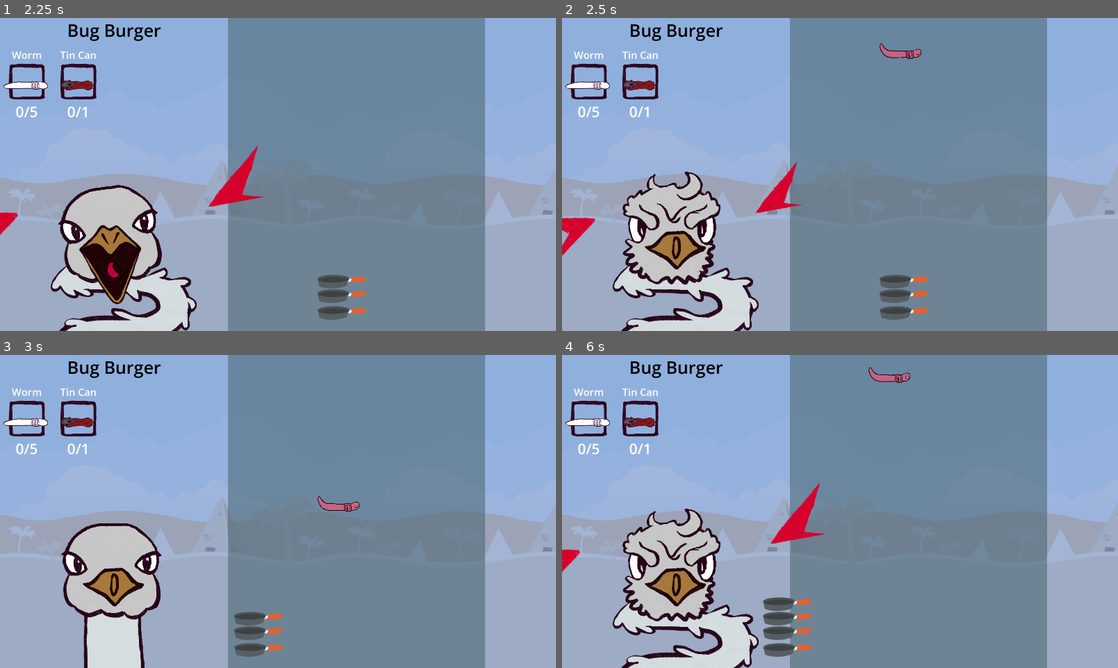
Above: before the commit, frames 1-4 (two rows, left to right).
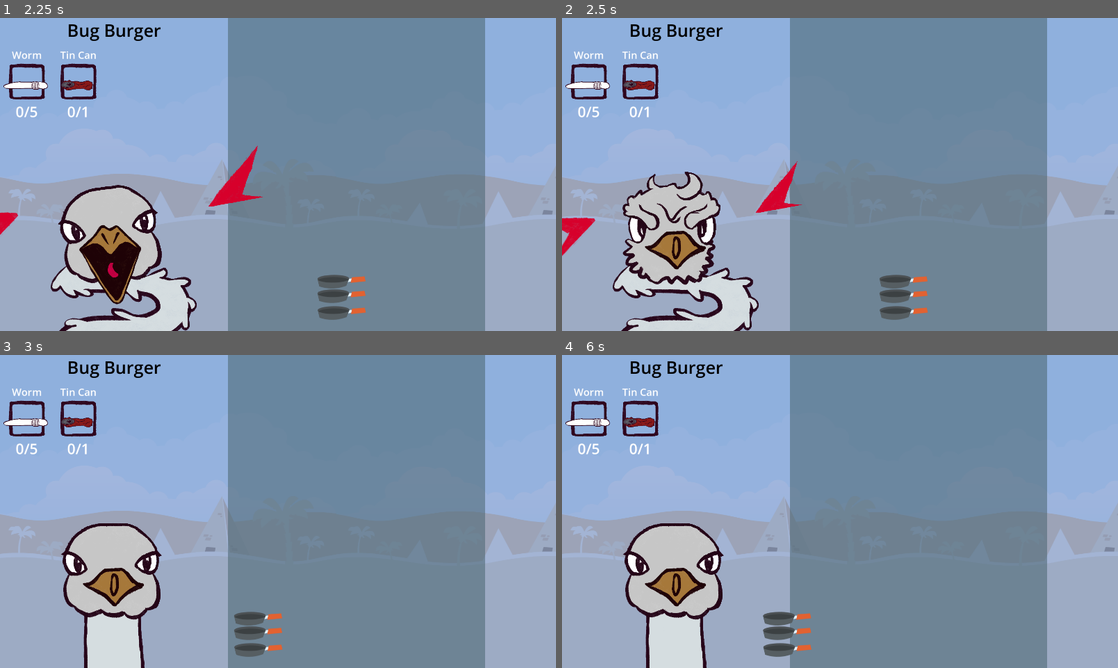
Above: after the commit, the same moments.

Repository: SirLich/funky-drive-through
Game: Godot game, scene res://game.tscn
The game is run twice, just before and just after one commit, with the same random seed, the same clock (stepped at 60 frames per second) and the same inputs.
Inputs (mouse positions are in pixels of both pictures, inside the frame that each line leads up to):
- Up to frame 1 (2.25 s): move the mouse to (400, 158) at 0.52 s; move the mouse to (166, 190) at 1.27 s; move the mouse to (333, 105) at 2.02 s
- Up to frame 2 (2.5 s): no input
- Up to frame 3 (3 s): move the mouse to (250, 574) at 2.77 s
- Up to frame 4 (6 s): move the mouse to (1006, 558) at 3.52 s; move the mouse to (673, 464) at 4.27 s; move the mouse to (867, 511) at 5.02 s; move the mouse to (756, 433) at 5.77 s

Frame 1 is identical in both runs. In frame 2, 0.2% of the frame differs, in the area x 57-65%, y 8-14%; in frame 3, 0.2%; in frame 4, 6.0%, in the area x 0-63%, y 3-100%.
Error after the commit: Parse Error: Identifier "v" not declared in the current scope. (res://dropper.gd:42)

Commit message:
Working on randomized drops

Diff:
--- a/dropper.gd
+++ b/dropper.gd
@@ -4,24 +4,47 @@
 @export var max_width = 400
 @export var drop_time_min = 0.5
 @export var drop_time_max = 1.5
+@export var item_scene : PackedScene
 
-@export var item : PackedScene
+var good_items : Array[ItemType]
+var bad_items : Array[ItemType]
 
-# Called when the node enters the scene tree for the first time.
+func prepare_for_recipe(recipe: Recipe):
+	good_items.clear()
+	bad_items.clear()
+
+	for c in recipe.ingredients:
+		good_items.append(c.type)
+
+	for c in Global.all_items:
+		if c not in good_items:
+			bad_items.append(c)
+
+
 func _ready() -> void:
 	randomize_drop_time()
 
-
-# Called every frame. 'delta' is the elapsed time since the previous frame.
 func _process(delta: float) -> void:
 	pass
 
 func randomize_drop_time():
 	$Timer.wait_time = randf_range(drop_time_min, drop_time_max)
 
+func get_random_item():
+	# TODO: Add a bias here so we can decide how many good items vs bad items
+	if randf() > 0.5:
+		return good_items.pick_random()
+	else:
+		return bad_items.pick_random()
+
+func drop_item():
+	var item = get_random_item()
+	var new_drop = v.instantiate()
+	add_child(new_drop)
+	new_drop.configure_for_item(item)
+	new_drop.global_position.y = self.global_position.y
+	new_drop.global_position.x = self.global_position.x + randi_range(0, max_width)
+
 func _on_timer_timeout() -> void:
 	randomize_drop_time()
-	var new_drop = item.instantiate()
-	add_child(new_drop)
-	new_drop.global_position.y = self.global_position.y
-	new_drop.global_position.x = self.global_position.x + randi_range(0, max_width)
+	drop_item()
--- a/game.gd
+++ b/game.gd
@@ -2,6 +2,7 @@
 
 @onready var items: HBoxContainer = $HUD/Items
 @onready var recipe_label: Label = $HUD/RecipeLabel
+@onready var dropper: Dropper = $Dropper
 
 @export var item_box_ui : PackedScene
 @export var default_recipe : Recipe
@@ -20,4 +21,4 @@
 		items.add_child(new_item)
 		new_item.prepare_for_recipe(ingredient)
 
-	# TODO: Dropper!
+	dropper.prepare_for_recipe(recipe)
--- a/game.tscn
+++ b/game.tscn
@@ -4,7 +4,7 @@
 [ext_resource type="Resource" uid="uid://c0li33aqx7fvj" path="res://recipes/bug_burger.tres" id="2_jxd6d"]
 [ext_resource type="Texture2D" uid="uid://drfvkqsyrbt43" path="res://assets/temp/backgroundColorDesert.png" id="2_uip0o"]
 [ext_resource type="PackedScene" uid="uid://bde5jwauuhx81" path="res://scenes/item/catcher.tscn" id="4_2i66j"]
-[ext_resource type="PackedScene" uid="uid://d1nn1ff7rwlbn" path="res://scenes/item/item.tscn" id="5_1bqwg"]
+[ext_resource type="PackedScene" uid="uid://d1nn1ff7rwlbn" path="res://scenes/item/DroppedItem.tscn" id="5_1bqwg"]
 [ext_resource type="PackedScene" uid="uid://bwckprmdmmhxv" path="res://scenes/bird.tscn" id="5_8yo1p"]
 [ext_resource type="Script" path="res://dropper.gd" id="6_ebwai"]
 [ext_resource type="PackedScene" uid="uid://blv1sdwd4eyiq" path="res://scenes/item_box_ui.tscn" id="7_5rb7w"]
@@ -66,6 +66,9 @@
 [node name="Dropper" type="Node2D" parent="."]
 position = Vector2(827, -417)
 script = ExtResource("6_ebwai")
+max_width = null
+drop_time_min = null
+drop_time_max = null
 item = ExtResource("5_1bqwg")
 
 [node name="Timer" type="Timer" parent="Dropper"]
--- a/global.gd
+++ b/global.gd
@@ -1,4 +1,7 @@
 extends Node
+
+# TODO: This could be generated...
+@export var all_items : Array[ItemType]
 
 signal item_collected
 
--- /dev/null
+++ b/global.tscn
@@ -0,0 +1,9 @@
+[gd_scene load_steps=4 format=3 uid="uid://bgacmnld10nyd"]
+
+[ext_resource type="Script" path="res://global.gd" id="1_c0auo"]
+[ext_resource type="Resource" uid="uid://y3g8isvibqsa" path="res://item_types/can.tres" id="2_we04m"]
+[ext_resource type="Resource" uid="uid://l2kx6vi2yus8" path="res://item_types/worm.tres" id="3_elvlt"]
+
+[node name="Global" type="Node"]
+script = ExtResource("1_c0auo")
+all_items = Array[Resource("res://item_type.gd")]([ExtResource("2_we04m"), ExtResource("3_elvlt")])
--- a/project.godot
+++ b/project.godot
@@ -17,7 +17,7 @@
 
 [autoload]
 
-Global="*res://global.gd"
+Global="*res://global.tscn"
 
 [display]
 
--- a/scenes/item/item.tscn
+++ b/scenes/item/DroppedItem.tscn
@@ -1,6 +1,6 @@
 [gd_scene load_steps=7 format=3 uid="uid://d1nn1ff7rwlbn"]
 
-[ext_resource type="Script" path="res://scenes/item/item.gd" id="1_ddpcj"]
+[ext_resource type="Script" path="res://scenes/item/dropped_item.gd" id="1_fsgcd"]
 [ext_resource type="Texture2D" uid="uid://bv1iqqog0x8rs" path="res://assets/items/worm_fall.png" id="2_nxxnv"]
 [ext_resource type="Texture2D" uid="uid://bmx21jgmesvb" path="res://assets/items/eye_closed.png" id="3_3crc3"]
 [ext_resource type="Texture2D" uid="uid://ddh8r7f7bwrv1" path="res://assets/items/eye_open.png" id="4_240qg"]
@@ -25,7 +25,7 @@
 
 [node name="Item" type="RigidBody2D"]
 collision_layer = 2
-script = ExtResource("1_ddpcj")
+script = ExtResource("1_fsgcd")
 
 [node name="Item" type="Node2D" parent="."]
 
@@ -43,4 +43,4 @@
 [node name="AnimatedSprite2D" type="AnimatedSprite2D" parent="Sprites"]
 sprite_frames = SubResource("SpriteFrames_egfno")
 autoplay = "default"
-frame_progress = 0.829732
+frame_progress = 0.994475
--- a/scenes/item/item.gd
+++ b/scenes/item/dropped_item.gd
@@ -1,5 +1,5 @@
 extends RigidBody2D
-
+class_name DroppedItem
 
 # Called when the node enters the scene tree for the first time.
 func _ready() -> void:
